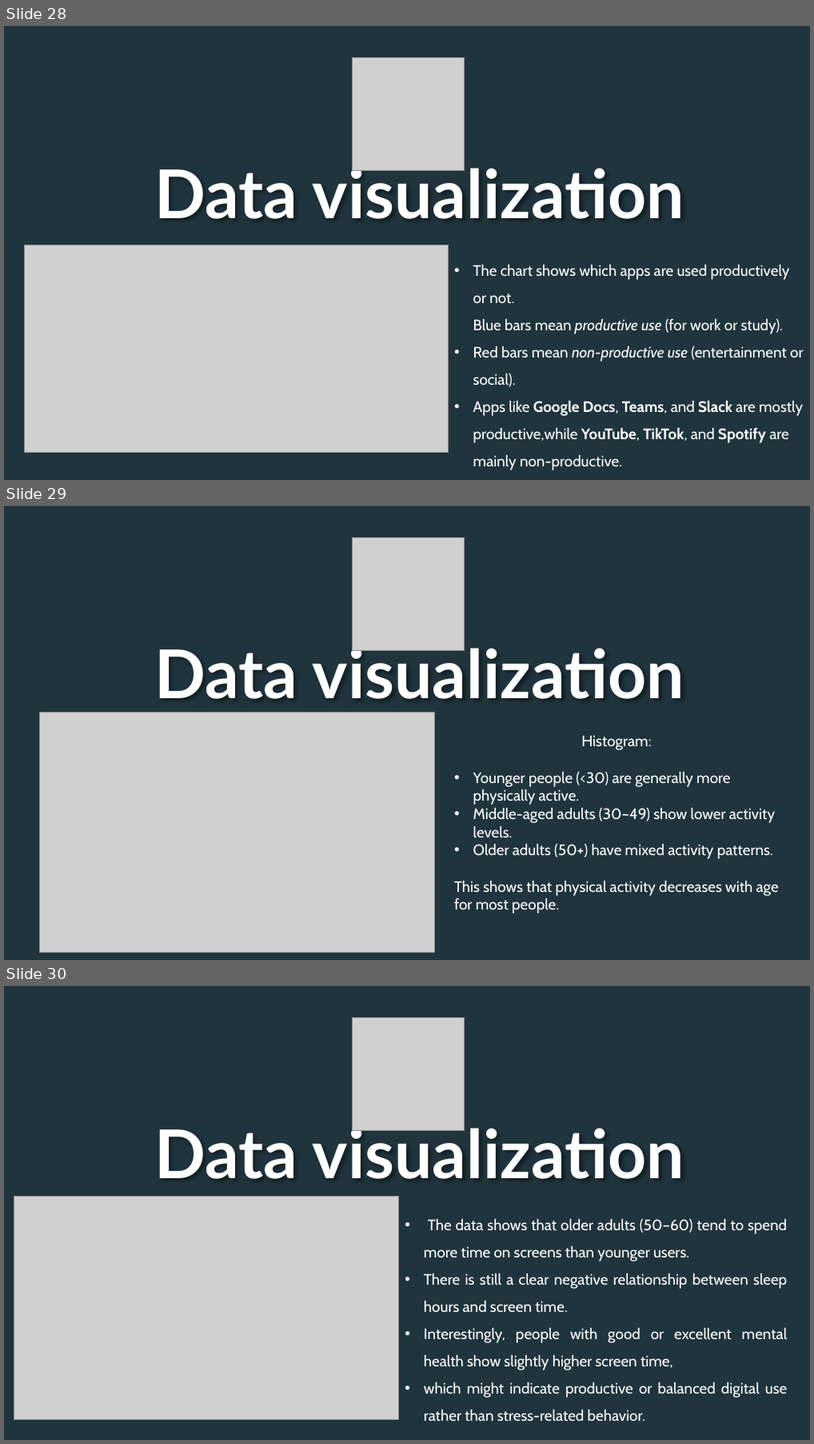
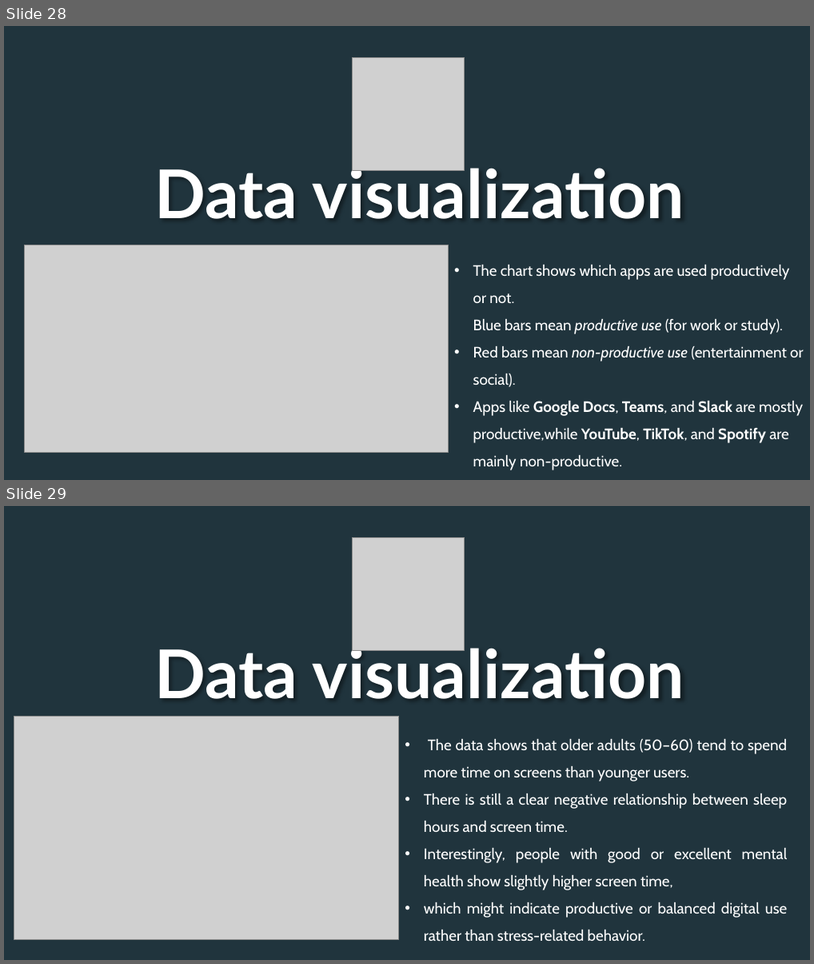
Before and after one commit to F1a23/Python_Team, a slide deck: Project1/Presentation1.pptx. Shown one above the other, each under a label of ours: slides 28, 29 and 30 before the commit, slides 28 and 29 after it. The pictures are 814x1444 and 814x964 pixels, drawn with LibreOffice and Linux fonts; fonts in the diff are those of the drawing; grey boxes stand for pictures; background and template pictures are left out; a plain dark background stands for a picture behind light text. Boxes give left, top, right and bottom in pixels: in the first picture for what was removed or moved away, otherwise in the second. Text is boxed around its words. In the diff, an @@ line names an element or a change of style, - is before the commit and + after.

```diff
--- a/Project1/Presentation1.pptx
+++ b/Project1/Presentation1.pptx
@@ slide 29 removed at [4, 506, 810, 960], background picture (left out) @@
@@ ellipse removed at [4, 506, 810, 960] @@
@@ picture removed at [353, 537, 465, 650] @@
@@ text removed at [155, 640, 685, 699] @@
-Data visualization
@@ picture removed at [40, 712, 434, 952] @@
@@ text removed at [454, 735, 779, 913] @@
-Histogram:
-• Younger people (<30) are generally more physically active.
-• Middle-aged adults (30–49) show lower activity levels.
-• Older adults (50+) have mixed activity patterns.
-This shows that physical activity decreases with age for most people.
@@ what was slide 30 is now slide 29 @@
```
Also in this commit, not shown: 1 other slide removed, 3 other files.
